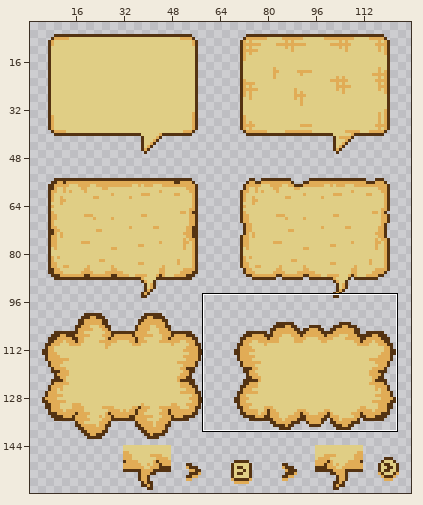
Two states of a pixel-art file, TrappedInside/Drawings/speech-bubble-bee.aseprite. The first picture is a wide view before the edit; the outline marks the close-up.
Close-up. Old version:
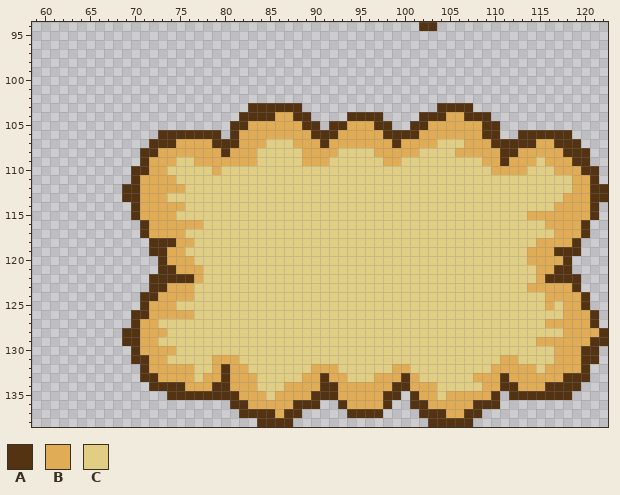
128x160 pixels, 1 frame. Shown: x 59..122, y 94..138. The wide view leaves out empty margins.
Palette (. is transparent): A #543312  B #e1ac56  C #e0ce85
Pixels before (only the part around the change), first column x 59:
 94 ...........................................AA...................
 95 ................................................................
 96 ................................................................
 97 ................................................................
 98 ................................................................
 99 ................................................................
100 ................................................................
101 ................................................................
102 ................................................................
103 ........................AAAAAA...............AAAA...............
104 .......................AAAABBAA....AAAA....AAABBAAA.............
105 ......................AABBBBBBAA.AABBBAA..AABBBBBBAA............
106 ..............AAAAAAA.ABBBBBBBBAAABBBBBAAAABBBBBBBAA..AAAAAA....
107 .............AAABBBBAAABBBCCCBBBABBBBBBBABBBBCCCBBBAAAAABBAAA...
108 ............AABBBBBBBABBBCCCCCBBBBCCCCBBBBBCCCCBBBBBAABBBBBAAA..
109 ............ABBBCCBBBBBBBCCCCCBBBCCCCCCBBCCCCCCCCCBBABBBCBBBAA..
110 ...........AABBCCCCCBCCCCCCCCCCCCCCCCCCCCCCCCCCCCCCBBBBCCCBBBAA.
111 ...........ABBBBCCCCCCCCCCCCCCCCCCCCCCCCCCCCCCCCCCCCCCCCCCCCBBA.
112 ..........AABBBBBCCCCCCCCCCCCCCCCCCCCCCCCCCCCCCCCCCCCCCCCCCCBBAA
113 ..........AABBBCCCCCCCCCCCCCCCCCCCCCCCCCCCCCCCCCCCCCCCCCCCCBBBAA
114 ...........ABBBBBCCCCCCCCCCCCCCCCCCCCCCCCCCCCCCCCCCCCCCCCCBBBBA.
115 ...........ABBBBCCCCCCCCCCCCCCCCCCCCCCCCCCCCCCCCCCCCCCCBBBBBBBA.
116 ............ABBBBBBCCCCCCCCCCCCCCCCCCCCCCCCCCCCCCCCCCCCCCBBBBA..
117 ............ABBBBCCCCCCCCCCCCCCCCCCCCCCCCCCCCCCCCCCCCCCCCCBBBA..
118 .............AAABBCCCCCCCCCCCCCCCCCCCCCCCCCCCCCCCCCCCCCCBBBBA...
119 .............AABBCCCCCCCCCCCCCCCCCCCCCCCCCCCCCCCCCCCCCCBBBAAA...
120 ..............ABBBCCCCCCCCCCCCCCCCCCCCCCCCCCCCCCCCCCCCCBBBBA....
121 ..............AABBBCCCCCCCCCCCCCCCCCCCCCCCCCCCCCCCCCCCCCBBAA....
122 .............AAAAABCCCCCCCCCCCCCCCCCCCCCCCCCCCCCCCCCCCCCBAAAA...
123 .............AABBBCCCCCCCCCCCCCCCCCCCCCCCCCCCCCCCCCCCCCBBBBBA...
124 ............AABBBBCCCCCCCCCCCCCCCCCCCCCCCCCCCCCCCCCCCCCCCBBBBA..
125 ............ABBBCCCCCCCCCCCCCCCCCCCCCCCCCCCCCCCCCCCCCCCCCBCBBA..
126 ...........AABBBBBCCCCCCCCCCCCCCCCCCCCCCCCCCCCCCCCCCCCCCCCCBBBA.
127 ...........ABBCCCCCCCCCCCCCCCCCCCCCCCCCCCCCCCCCCCCCCCCCCCBBBBBA.
128 ..........AABBBCCCCCCCCCCCCCCCCCCCCCCCCCCCCCCCCCCCCCCCCCCCCBBBBA
129 ..........AABBCCCCCCCCCCCCCCCCCCCCCCCCCCCCCCCCCCCCCCCCCCBBBBBBAA
130 ...........ABBBBCCCCCCCCCCCCCCCCCCCCCCCCCCCCCCCCCCCCCCCCCCBBBAA.
131 ...........AABBCCCCCBBBCCCCCCCCCCCCCCCCCCCCCCCCCCCCCBBCCCCBBBAA.
132 ............ABBBBBCCBABBCCCCCCCBBBCCCCCCBBCCCCCCCCCBBBBBCBBBBA..
133 ............AABBBBCBBABBBCCCCCBBABBCCCBBBABCCCCCCBBBABBBBBBAAA..
134 .............AAAABBBAABBBCCCBBBBAABBBBBBAABBBCCCCCBBAABBBAAAA...
135 ...............AAAAAAAABBBCBBBBAAABBBBBAA.ABBCBBBBBA.AAAAAAA....
136 ......................AABBBBBAAA..ABBBBA..AABBBBBAAA............
137 .......................AAAABAA.....AAAA....AAABBAA..............
138 .........................AAAA...............AAAAA...............
The result:
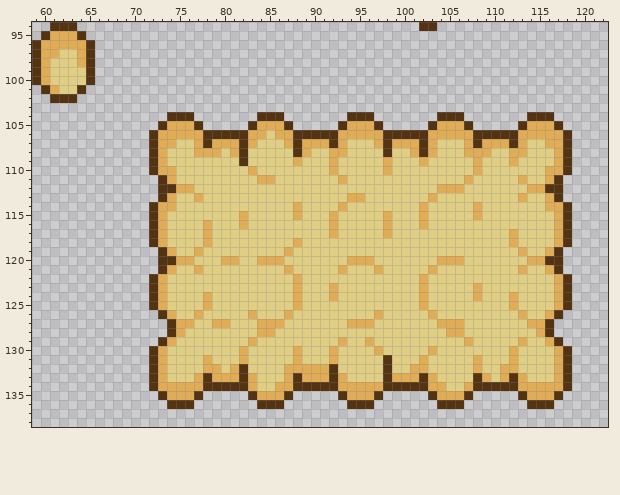
Changes in this commit:
Changed rows in their new state; - is an unchanged pixel.
first column x 59:
 94 --AAA-----------------------------------------------------------
 95 -ABBBA----------------------------------------------------------
 96 ABBBBBA---------------------------------------------------------
 97 ABBCCBA---------------------------------------------------------
 98 ABCCCBA---------------------------------------------------------
 99 ABCCCCA---------------------------------------------------------
100 ABCCCCA---------------------------------------------------------
101 -ABCCA----------------------------------------------------------
102 --AAA-----------------------------------------------------------
103 ------------------------......---------------....---------------
104 ---------------AAA-----..--A...-------.----..-AA...----AAA------
105 --------------ABBBA---..A---A...-.-----.--..A---A...--ABBBA-----
106 -------------ABBBBB--A-A--C--AA------------A-----A--AABBBBB-----
107 --------------BBCC-ABBBA-C--BA--BA-CCC-AB--A-----A-BB-BCC-B-.---
108 ------------.--CCC---C-AC----A-CC-B---CACC-AB--C---CCB-CCC--..--
109 ------------.A-C--CCCCCAC----BCCCB------C--B-----BCCC-CC-C-A..--
110 -----------..A-B----C---B--------B-----B---------B-CCCC--B-A...-
111 -----------...A----------BB-------B-------------B-----B--BA....-
112 ----------....AA-B---------------------------BBB-------BBAA.....
113 ----------....AB--B----------------BB-------B---------B--BA.....
114 -----------..A--C------------B----B--------B-----B-------B-A...-
115 -----------..A-C-------B-----B---B-----B---B-----B-----CCC-A...-
116 ------------.A-CCCCB---B---------B-----B---B-------------C-A..--
117 ------------.A-CC--B-------------B-----B-------------B-----A..--
118 --------------BCCC-B---------B-----------------------B--CC-A.---
119 -------------.--C-B---------B-------------------------BCC--..---
120 ---------------A-----BB--BBB-------BBB-------BBB---------AA.----
121 ---------------BCC----------B-----B---B-----B---------B-C--.----
122 --------------BCCCC----------B-------------B------------CCB-.---
123 --------------BCCC-----------B---B---------B-----B-----CCC-A.---
124 ------------.--CCC-B---------B---B---------B-----B---B---C-A..--
125 ------------.A-C---B---------B-------------B---------B---CBA..--
126 -----------...A-CCB-----B---B---------B-----B---------B--BA....-
127 -----------....ABB--BB---BBB-------BBB-------BBB-------BBA.....-
128 ----------.....AB--------BB-------------------BB--------BA......
129 ----------....AB--------B---------B--B----------B-----B-C-A.....
130 -----------..A-C-------B-----B---B----B-----B--------B-----A...-
131 -----------..A-----BCCCB-----B---B-----A---B-----B--C------A...-
132 ------------.A-CCC-B-C-A----BBB--A-----ACCBB-----B-C--CC-C-A..--
133 ------------.--CCCBA-B-A----BA--BA----CA-B-AB----A-CBA-CCC--..--
134 --------------BBB--A--AA---B-AAA-------A--AA-B--BAAA-----BB-.---
135 --------------ABBB-.....A-B-A.....A---A..-..AB--A...-.-BBB-.----
136 ---------------AAA----...AAA....--.AAA..--...AAA....---AAA------
137 -----------------------.......-----....----.......--------------
138 -------------------------....---------------.....---------------
Where, in picture pixels (left, top, right, bottom), the same in both close-ups:
added: (32, 22, 95, 103)
changed: (122, 103, 608, 427)
